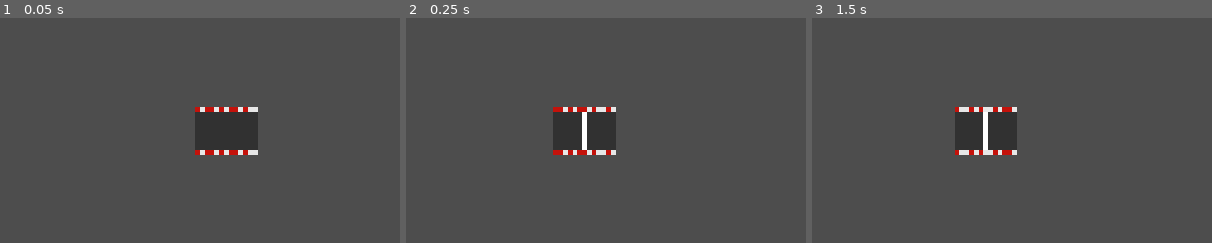
Above: before the commit, frames 1-3 (left to right).
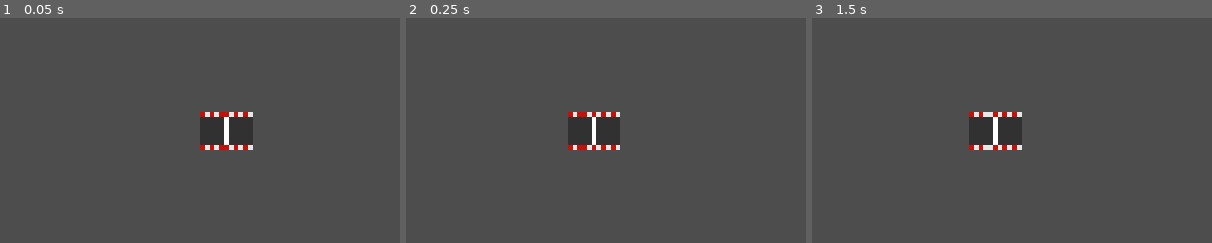
Above: after the commit, the same moments.

Repository: joelhari/my-racing-game
Game: Godot game, scene res://scenes/track_editor/track_editor.tscn
Two runs of this game, one before a commit and one after it. Both use one fixed random seed, a clock stepped at 60 frames per second and the inputs below. This scene is started directly instead of the project's main scene.
Inputs:
- Up to frame 1 (0.05 s): no input
- Up to frame 2 (0.25 s): no input
- Up to frame 3 (1.5 s): tap Enter (menu_confirm) at 0.5, 1.25 s; hold D (menu_right) 0.53-1.28 s; hold Q (action_1) 0.53-1.28 s; hold F (shift_down) from 1.28 s (still down); tap S (break) at 1.35 s
The pictures show only the part of the screen within x 20-70%, y 25-75%; the shares and areas given below are measured in that part.

The runs differ from the first frame. In frame 1, 1.9% of the frame differs, in the area x 48-65%, y 39-61%; in frame 2, 2.3%, in the area x 36-54%, y 39-61%; in frame 3, 2.3%.

Commit message:
impl. wide curved roads

Diff:
--- a/objects/cars/car.gd
+++ b/objects/cars/car.gd
@@ -26,6 +26,7 @@
 @export var drag_coefficient: float = 0.3
 @export var air_density: float = 1.293
 @export var cross_section_area: float = 0.825
+#@export var friction_coefficient: float = 0.05
 
 @onready var engine_sound: AudioStreamPlayer3D = $EngineSound
 
@@ -77,6 +78,7 @@
     var accelerate_strength: float = _do_acceleration()
     var break_strength: float = _do_breaking(velocity)
     _do_drag(velocity)
+    #_do_friction(velocity)
 
     # TODO: Implement drag and friction
 
@@ -155,6 +157,14 @@
         drag_coefficient * cross_section_area * air_density *
         linear_velocity.length_squared() / -2.0)
     apply_central_force(linear_velocity.normalized() * drag_force)
+
+
+# TODO: Most friction comes from the wheels where things like road surface,
+#       tire compound, tire presure, temperature, .. play a role in how much
+#       friction is applied.
+#func _do_friction(velocity: float) -> void:
+    #var friction_force: float = velocity * friction_coefficient
+    #apply_central_force(global_basis.z * friction_force)
 
 
 func _do_steering(velocity: float, delta: float) -> void:
--- a/objects/roads/road.gd
+++ b/objects/roads/road.gd
@@ -4,3 +4,19 @@
 
 @export var road_name: String
 @export_range(-60, 60, 60) var road_angle: int
+@export var road_offset_coords: Dictionary[int, Vector2i] = {
+    0: Vector2i(0, 0),
+    60: Vector2i(0, 0),
+    120: Vector2i(0, 0),
+    180: Vector2i(0, 0),
+    240: Vector2i(0, 0),
+    300: Vector2i(0, 0)
+}
+@export var road_next_coords: Dictionary[int, Vector2i] = {
+    0: Vector2i(1, 0),
+    60: Vector2i(1, -1),
+    120: Vector2i(0, -1),
+    180: Vector2i(-1, 0),
+    240: Vector2i(-1, 1),
+    300: Vector2i(0, 1)
+}
--- a/objects/roads/road_curve_left.tscn
+++ b/objects/roads/road_curve_left.tscn
@@ -7,6 +7,14 @@
 script = ExtResource("1_5yh4l")
 road_name = "Left Curve"
 road_angle = 60
+road_next_coords = Dictionary[int, Vector2i]({
+0: Vector2i(1, -1),
+60: Vector2i(0, -1),
+120: Vector2i(-1, 0),
+180: Vector2i(-1, 1),
+240: Vector2i(0, 1),
+300: Vector2i(1, 0)
+})
 
 [node name="track_curve_left_borders_low" parent="." unique_id=1276164829 instance=ExtResource("1_yy06h")]
 transform = Transform3D(0.8660254, 0, 0.5, 0, 1, 0, -0.5, 0, 0.8660254, 0, 0, 0)
--- /dev/null
+++ b/objects/roads/road_curve_left_wide.tscn
@@ -0,0 +1,28 @@
+[gd_scene format=3 uid="uid://df0t1rv1jjebp"]
+
+[ext_resource type="Script" uid="uid://clpwcpo7i0l3o" path="res://objects/roads/road.gd" id="1_wbfdo"]
+[ext_resource type="PackedScene" uid="uid://sgb7mfhy8ecp" path="res://assets/models/tracks/track_curve_left_wide_borders_low.glb" id="2_wbfdo"]
+
+[node name="RoadCurveLeftWide" type="Node3D" unique_id=295966315]
+script = ExtResource("1_wbfdo")
+road_name = "Curve Left Wide"
+road_angle = 60
+road_offset_coords = Dictionary[int, Vector2i]({
+0: Vector2i(1, 0),
+60: Vector2i(1, -1),
+120: Vector2i(0, -1),
+180: Vector2i(-1, 0),
+240: Vector2i(-1, 1),
+300: Vector2i(0, 1)
+})
+road_next_coords = Dictionary[int, Vector2i]({
+0: Vector2i(3, -2),
+60: Vector2i(1, -3),
+120: Vector2i(-2, -1),
+180: Vector2i(-3, 2),
+240: Vector2i(-1, 3),
+300: Vector2i(2, 1)
+})
+
+[node name="track_curve_left_wide_borders_low" parent="." unique_id=2127193830 instance=ExtResource("2_wbfdo")]
+transform = Transform3D(0.8660254, 0, 0.5, 0, 1, 0, -0.5, 0, 0.8660254, 0, 0, 0)
--- a/objects/roads/road_curve_right.tscn
+++ b/objects/roads/road_curve_right.tscn
@@ -7,6 +7,14 @@
 script = ExtResource("1_4f8ba")
 road_name = "Right Curve"
 road_angle = -60
+road_next_coords = Dictionary[int, Vector2i]({
+0: Vector2i(0, 1),
+60: Vector2i(1, 0),
+120: Vector2i(1, -1),
+180: Vector2i(0, -1),
+240: Vector2i(-1, 0),
+300: Vector2i(-1, 1)
+})
 
 [node name="track_curve_right_borders_low" parent="." unique_id=1092277144 instance=ExtResource("1_cg87s")]
 transform = Transform3D(0.8660254, 0, -0.5, 0, 1, 0, 0.5, 0, 0.8660254, 0, 0, 0)
--- /dev/null
+++ b/objects/roads/road_curve_right_wide.tscn
@@ -0,0 +1,28 @@
+[gd_scene format=3 uid="uid://72aeutt6a8d7"]
+
+[ext_resource type="Script" uid="uid://clpwcpo7i0l3o" path="res://objects/roads/road.gd" id="1_xyqnf"]
+[ext_resource type="PackedScene" uid="uid://c61ppp1hvdu1x" path="res://assets/models/tracks/track_curve_right_wide_borders_low.glb" id="2_8he68"]
+
+[node name="RoadCurveRightWide" type="Node3D" unique_id=295966315]
+script = ExtResource("1_xyqnf")
+road_name = "Curve Right Wide"
+road_angle = -60
+road_offset_coords = Dictionary[int, Vector2i]({
+0: Vector2i(1, 0),
+60: Vector2i(1, -1),
+120: Vector2i(0, -1),
+180: Vector2i(-1, 0),
+240: Vector2i(-1, 1),
+300: Vector2i(0, 1)
+})
+road_next_coords = Dictionary[int, Vector2i]({
+0: Vector2i(1, 2),
+60: Vector2i(3, -1),
+120: Vector2i(2, -3),
+180: Vector2i(-1, -2),
+240: Vector2i(-3, 1),
+300: Vector2i(-2, 3)
+})
+
+[node name="track_curve_right_wide_borders_low" parent="." unique_id=696089712 instance=ExtResource("2_8he68")]
+transform = Transform3D(0.8660254, 0, -0.5, 0, 1, 0, 0.5, 0, 0.8660254, 0, 0, 0)
--- a/objects/roads/road_straight.tscn
+++ b/objects/roads/road_straight.tscn
@@ -6,6 +6,7 @@
 [node name="RoadStraight" type="Node3D" unique_id=1651386092]
 script = ExtResource("1_effer")
 road_name = "Straight"
+next_road_coords = Vector2i(1, 0)
 
 [node name="track_straight_borders_low" parent="." unique_id=20085254 instance=ExtResource("2_ckmy7")]
 transform = Transform3D(-4.371139e-08, 0, -1, 0, 1, 0, 1, 0, -4.371139e-08, 0, 0, 0)
--- a/scenes/track_editor/road_select.gd
+++ b/scenes/track_editor/road_select.gd
@@ -2,4 +2,4 @@
 extends Button
 
 
-@export_range(0, 2, 1) var road_scene_idx: int
+@export_range(0, 4, 1) var road_scene_idx: int
--- a/scenes/track_editor/storage_service.gd
+++ b/scenes/track_editor/storage_service.gd
@@ -16,6 +16,8 @@
     "res://objects/roads/road_straight.tscn": preload("res://objects/roads/road_straight.tscn"),
     "res://objects/roads/road_curve_left.tscn": preload("res://objects/roads/road_curve_left.tscn"),
     "res://objects/roads/road_curve_right.tscn": preload("res://objects/roads/road_curve_right.tscn"),
+    "res://objects/roads/road_curve_left_wide.tscn": preload("res://objects/roads/road_curve_left_wide.tscn"),
+    "res://objects/roads/road_curve_right_wide.tscn": preload("res://objects/roads/road_curve_right_wide.tscn"),
 }
 
 
--- a/scenes/track_editor/track_editor.gd
+++ b/scenes/track_editor/track_editor.gd
@@ -10,6 +10,8 @@
     preload("res://objects/roads/road_straight.tscn"),
     preload("res://objects/roads/road_curve_left.tscn"),
     preload("res://objects/roads/road_curve_right.tscn"),
+    preload("res://objects/roads/road_curve_left_wide.tscn"),
+    preload("res://objects/roads/road_curve_right_wide.tscn"),
 ]
 var roads_placed: Dictionary[int, Road] = {}
 var roads_placed_stack: Array[int] = []
@@ -29,15 +31,6 @@
 var camera_target_position: Vector3 = Vector3(0.0, camera_height, 0.0)
 
 var storage_service: StorageService
-
-var rotation_to_next_coords_map: Dictionary[int, Vector2i] = {
-    0: Vector2i(1, 0),
-    60: Vector2i(1, -1),
-    120: Vector2i(0, -1),
-    180: Vector2i(-1, 0),
-    240: Vector2i(-1, 1),
-    300: Vector2i(0, 1)
-}
 
 
 func on_select_road(idx: int) -> void:
@@ -110,8 +103,8 @@
         var road: Road = roads_placed.get(location_id)
         _set_cursor_coordinates(hex_coords)
         _set_cursor_rotation(int(round(road.rotation_degrees.y)))
+        _update_cursor_coordinates(road)
         _update_cursor_rotation(road.road_angle)
-        _update_cursor_coordinates()
         _move_camera_to_cursor()
 
 
@@ -128,25 +121,23 @@
     var road: Road = road_scenes.get(road_idx).instantiate()
 
     track.add_child(road)
-    road.global_position = TrackEditorUtils.hex_coords_to_world_coords(cursor_coordinates)
+    var coords: Vector2i = cursor_coordinates + road.road_offset_coords.get(cursor_rotation)
+    road.global_position = TrackEditorUtils.hex_coords_to_world_coords(coords)
     road.global_rotation = Vector3(0.0, deg_to_rad(cursor_rotation), 0.0)
-    _add_road_to_placed_roads(road, cursor_coordinates)
+    _add_road_to_placed_roads(road, coords)
+    _update_cursor_coordinates(road)
     _update_cursor_rotation(road.road_angle)
-    _update_cursor_coordinates()
     _move_camera_to_cursor()
 
 
 func _remove_last_placed_road() -> void:
-    var res = _pop_road_from_placed_roads()
-    if not res:
+    var road: Road = _pop_road_from_placed_roads()
+    if not road:
         print("No road to remove!")
         return
 
-    var road: Road = res.get("road")
-    var hex_coords: Vector2i = res.get("hex_coords")
-
-    _set_cursor_coordinates(hex_coords)
     _update_cursor_rotation(-road.road_angle)
+    _update_cursor_coordinates(road, false)
     _move_camera_to_cursor()
 
     road.queue_free()
@@ -159,19 +150,29 @@
     roads_placed_stack.push_back(location_id)
 
 
-func _pop_road_from_placed_roads() -> Dictionary:
+func _pop_road_from_placed_roads() -> Road:
     if roads_placed_stack.size() <= 1:
-        return {}
+        return null
 
     var location_id: int = roads_placed_stack.pop_back()
     assert(roads_placed.has(location_id))
-    var hex_coords: Vector2i = TrackEditorUtils.location_id_to_hex_coordinates(location_id)
     var road: Road = roads_placed.get(location_id)
     roads_placed.erase(location_id)
-    return {
-        "road": road,
-        "hex_coords": hex_coords
-    }
+    return road
+
+
+func _update_cursor_coordinates(road: Road, forward: bool = true) -> void:
+    if forward:
+        cursor_coordinates += road.road_next_coords.get(cursor_rotation)
+    else:
+        cursor_coordinates -= road.road_next_coords.get(cursor_rotation)
+    location_blocked = _is_location_blocked(cursor_coordinates)
+
+
+func _set_cursor_coordinates(hex_coords: Vector2i) -> void:
+    cursor_coordinates = hex_coords
+    location_blocked = _is_location_blocked(cursor_coordinates)
+
 
 func _update_cursor_rotation(road_angle: int) -> void:
     _set_cursor_rotation(cursor_rotation + road_angle)
@@ -185,16 +186,6 @@
         cursor_rotation -= 360
 
 
-func _update_cursor_coordinates() -> void:
-    cursor_coordinates += rotation_to_next_coords_map.get(int(cursor_rotation))
-    location_blocked = _is_location_blocked(cursor_coordinates)
-
-
-func _set_cursor_coordinates(hex_coords: Vector2i) -> void:
-    cursor_coordinates = hex_coords
-    location_blocked = _is_location_blocked(cursor_coordinates)
-
-
 func _is_location_blocked(hex_coords: Vector2i) -> bool:
     var location_id: int = TrackEditorUtils.hex_coordinates_to_location_id(hex_coords)
     return roads_placed.has(location_id)
--- a/scenes/track_editor/track_editor.tscn
+++ b/scenes/track_editor/track_editor.tscn
@@ -16,6 +16,6 @@
 [node name="Camera3D" type="Camera3D" parent="." unique_id=470871753]
 transform = Transform3D(1, 0, 0, 0, -4.371139e-08, 1, 0, -1, -4.371139e-08, 0, 4, 0)
 projection = 1
-size = 100.0
+size = 120.0
 
 [node name="Track" type="Node3D" parent="." unique_id=1167362517]
--- a/scenes/track_editor/track_editor_ui.tscn
+++ b/scenes/track_editor/track_editor_ui.tscn
@@ -5,6 +5,8 @@
 [ext_resource type="Script" uid="uid://cql3kwd7c1nmj" path="res://scenes/track_editor/road_select.gd" id="2_jjm1s"]
 [ext_resource type="Texture2D" uid="uid://d1sjx8dtr7ct3" path="res://assets/imgs/road_curve_left.png" id="3_7fmwy"]
 [ext_resource type="Texture2D" uid="uid://dog2gauruk4rd" path="res://assets/imgs/road_curve_right.png" id="4_sqcwb"]
+[ext_resource type="Texture2D" uid="uid://cs1baswkd8bna" path="res://assets/imgs/road_curve_right_wide.png" id="6_7fmwy"]
+[ext_resource type="Texture2D" uid="uid://r1i54mwy0s0w" path="res://assets/imgs/road_curve_left_wide.png" id="6_sqcwb"]
 
 [node name="TrackEditorUI" type="Control" unique_id=956280158]
 layout_mode = 3
@@ -56,6 +58,28 @@
 script = ExtResource("2_jjm1s")
 road_scene_idx = 2
 
+[node name="RoadSelectCurveLeftWide" type="Button" parent="GridContainer" unique_id=905671068]
+custom_minimum_size = Vector2(250, 250)
+custom_maximum_size = Vector2(250, 250)
+layout_mode = 2
+icon = ExtResource("6_sqcwb")
+icon_alignment = 1
+expand_icon = true
+script = ExtResource("2_jjm1s")
+road_scene_idx = 3
+
+[node name="RoadSelectCurveRightWide" type="Button" parent="GridContainer" unique_id=1296142600]
+custom_minimum_size = Vector2(250, 250)
+custom_maximum_size = Vector2(250, 250)
+layout_mode = 2
+icon = ExtResource("6_7fmwy")
+icon_alignment = 1
+expand_icon = true
+script = ExtResource("2_jjm1s")
+road_scene_idx = 4
+
 [connection signal="pressed" from="GridContainer/RoadSelectStraight" to="." method="_on_road_select_pressed" flags=18]
 [connection signal="pressed" from="GridContainer/RoadSelectCurveLeft" to="." method="_on_road_select_pressed" flags=18]
 [connection signal="pressed" from="GridContainer/RoadSelectCurveRight" to="." method="_on_road_select_pressed" flags=18]
+[connection signal="pressed" from="GridContainer/RoadSelectCurveLeftWide" to="." method="_on_road_select_pressed" flags=18]
+[connection signal="pressed" from="GridContainer/RoadSelectCurveRightWide" to="." method="_on_road_select_pressed" flags=18]
Binary file added: assets/imgs/road_curve_left_wide.png
Not shown, added: assets/imgs/road_curve_left_wide.png.import
Binary file added: assets/imgs/road_curve_right_wide.png
Not shown, added: assets/imgs/road_curve_right_wide.png.import
Binary file added: assets/models/tracks/track_curve_left_wide_borders_low.glb
Not shown, added: assets/models/tracks/track_curve_left_wide_borders_low.glb.import
Binary file added: assets/models/tracks/track_curve_right_wide_borders_low.glb
Not shown, added: assets/models/tracks/track_curve_right_wide_borders_low.glb.import
